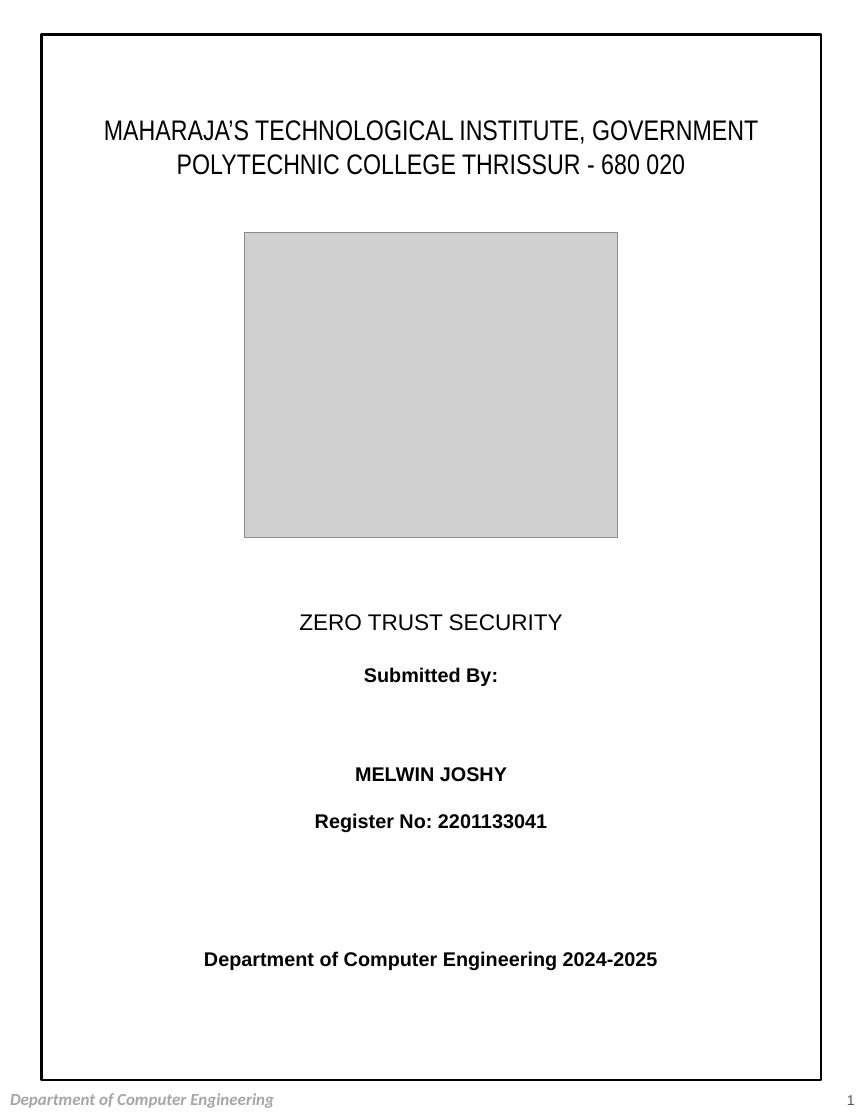
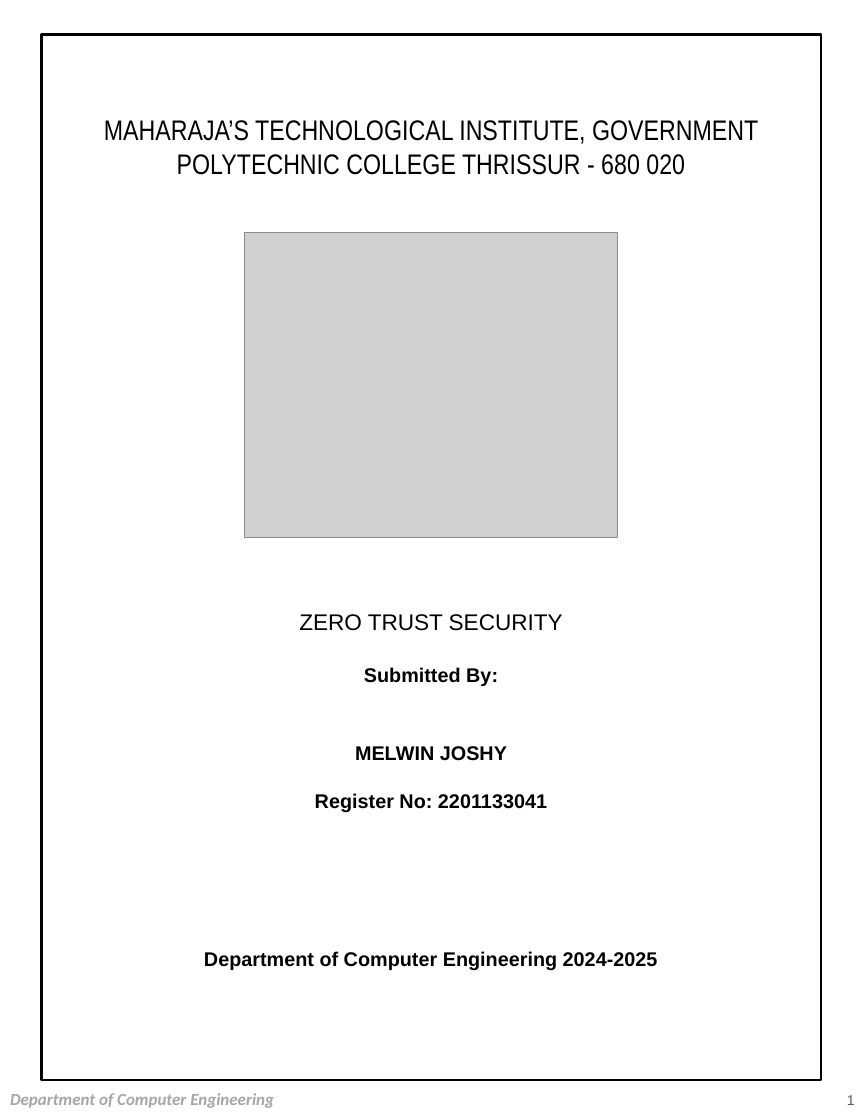
Before and after one commit to Silo5k3u8t4/semi, a slide deck: slide 1 of NEW.pptx. Drawn at 865x1120 pixels with LibreOffice and Linux fonts; fonts in the diff are those of the drawing; grey boxes stand for pictures. Boxes give left, top, right and bottom in pixels: in the first picture for what was removed or moved away, otherwise in the second. Text is boxed around its words. In the diff, an @@ line names an element or a change of style, - is before the commit and + after.

```diff
--- a/NEW.pptx
+++ b/NEW.pptx
@@ text "MELWIN JOSHY": place and size @@
-text "MELWIN JOSHY" at (315, 767, 547, 832)
+text "MELWIN JOSHY" at (315, 746, 547, 812)
```
Also in this commit, not shown: 7 other slides changed, 6 slides added, 18 other files.
